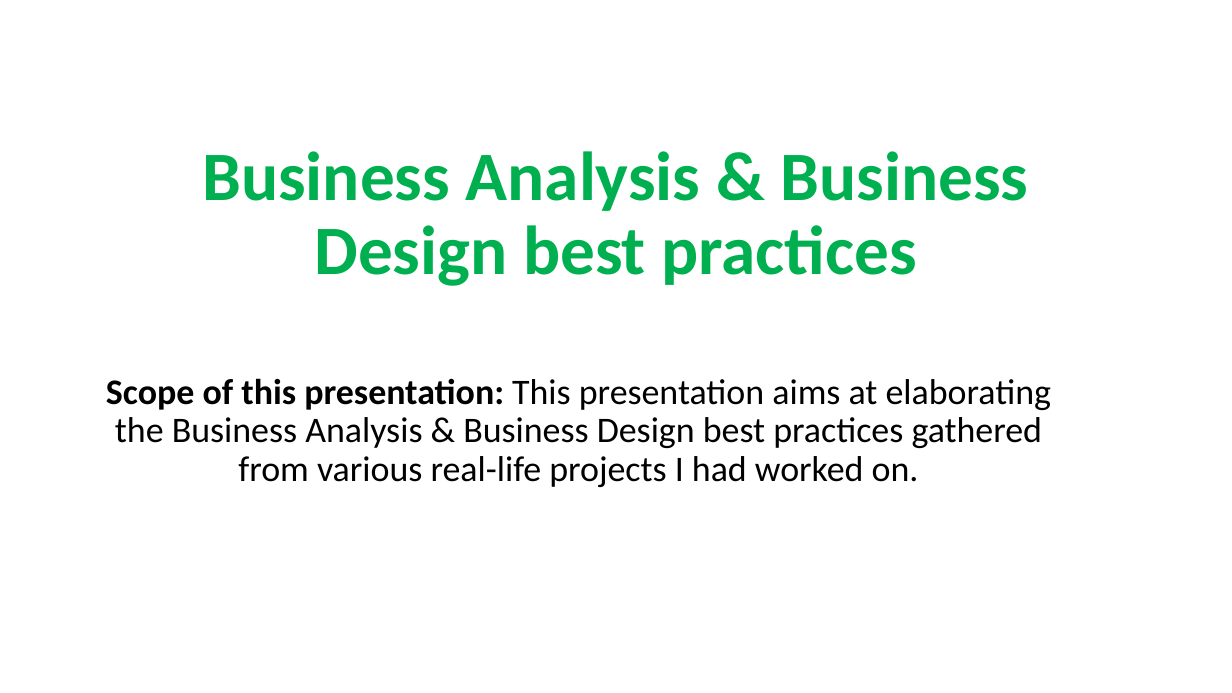
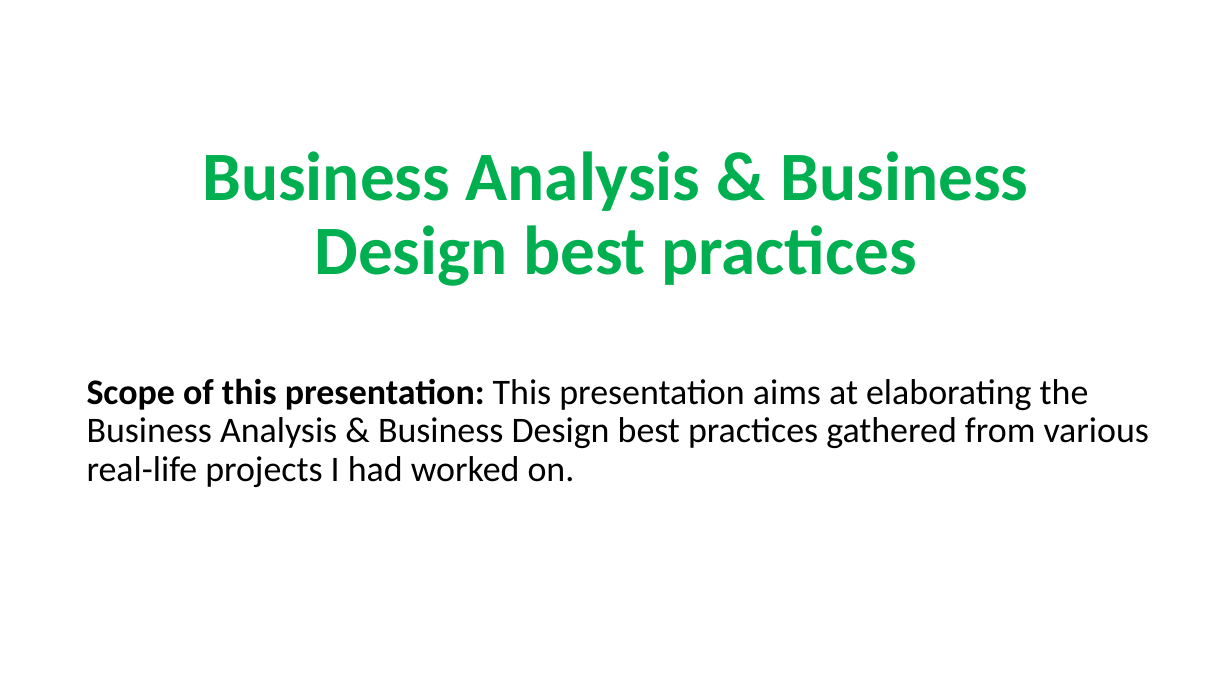
Before and after one commit to RaghavanKasthuri/Industry-Best-Practices, a slide deck: slide 1 of Business Analysis Best Practices.pptx. Drawn at 1232x693 pixels with LibreOffice and Linux fonts; fonts in the diff are those of the drawing. Boxes give left, top, right and bottom in pixels: in the first picture for what was removed or moved away, otherwise in the second. Text is boxed around its words. In the diff, an @@ line names an element or a change of style, - is before the commit and + after.

```diff
--- a/Business Analysis Best Practices.pptx
+++ b/Business Analysis Best Practices.pptx
@@ subtitle "Scope of this presentation: This ..." at bbox=[87, 378, 1149, 487]: alignment centre to left @@
```
Also in this commit, not shown: 2 other slides changed, 2 slides added, 1 slide removed, 1 other file.
